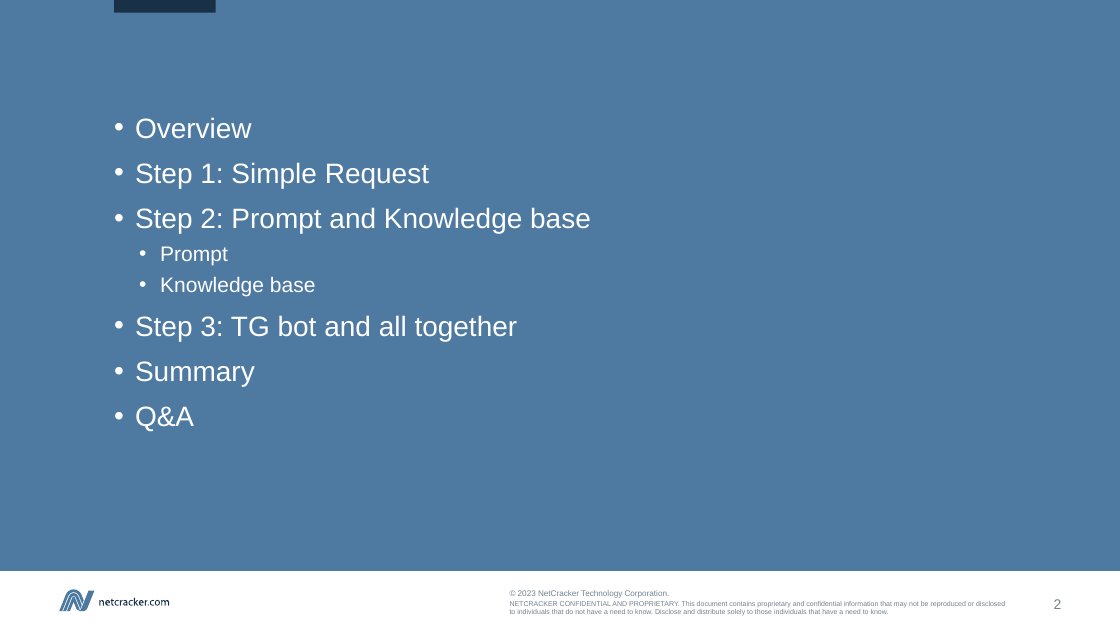
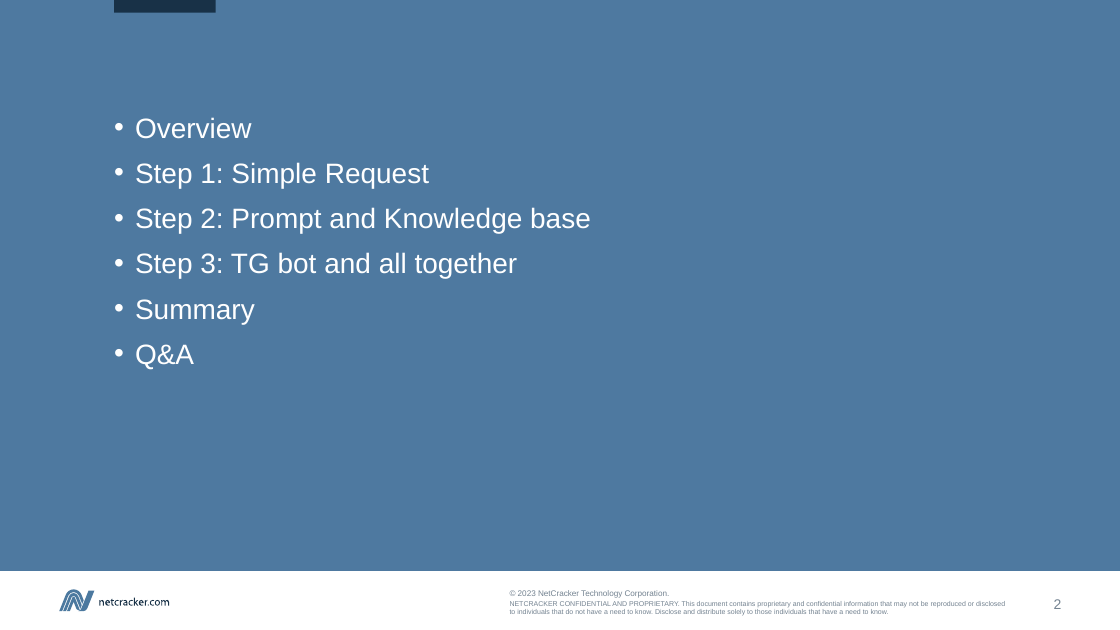
Before and after one commit to kvoloshenko/LLMT_01, a slide deck: slide 2 of TGNotebook/Docs/TGbotChatGPT_01_en.pptx. Drawn at 1120x630 pixels with LibreOffice and Linux fonts; fonts in the diff are those of the drawing. Boxes give left, top, right and bottom in pixels: in the first picture for what was removed or moved away, otherwise in the second. Text is boxed around its words. In the diff, an @@ line names an element or a change of style, - is before the commit and + after.

```diff
--- a/TGNotebook/Docs/TGbotChatGPT_01_en.pptx
+++ b/TGNotebook/Docs/TGbotChatGPT_01_en.pptx
@@ text at (160,246,316,296): paragraphs removed @@
-  • Prompt
-  • Knowledge base
```
Also in this commit, not shown: 1 other slide changed, 2 slides added, 1 other file.
